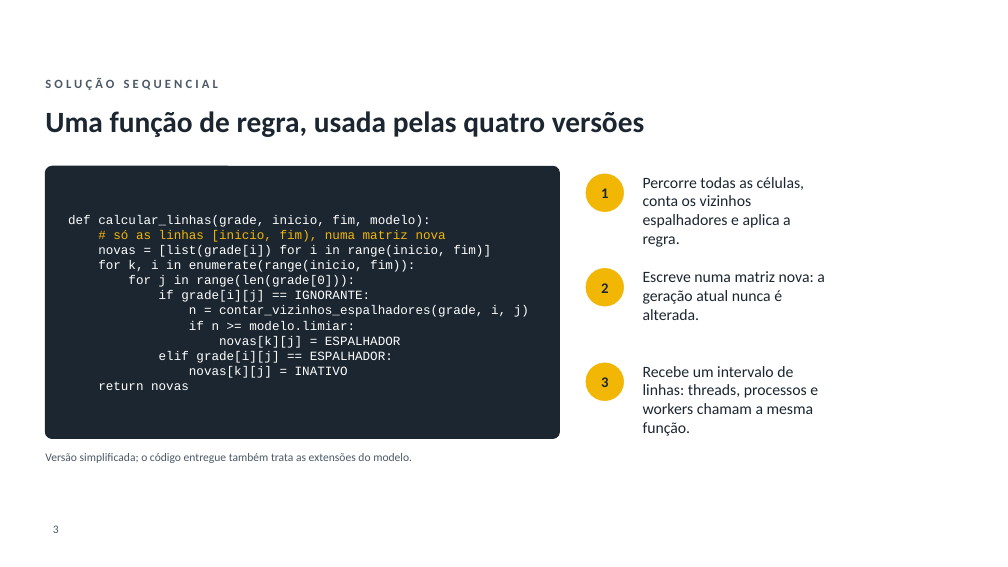
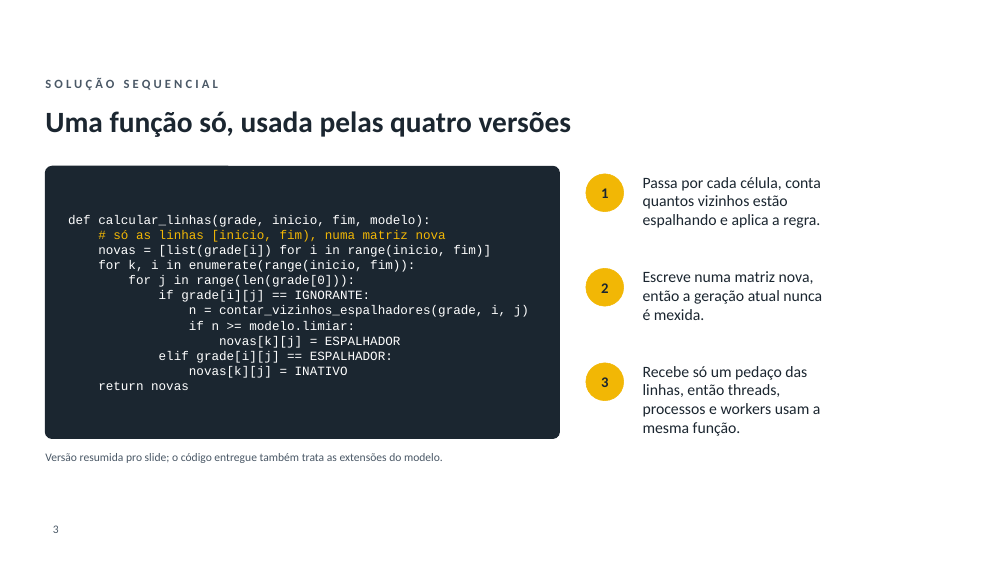
Before and after one commit to GianSE/fakenews-distribuidos, a slide deck: slide 3 of Apresentacao/Apresentacao_FakeNews_UTFPR.pptx. Drawn at 1008x567 pixels with LibreOffice and Linux fonts; fonts in the diff are those of the drawing; background and template pictures are left out. Boxes give left, top, right and bottom in pixels: in the first picture for what was removed or moved away, otherwise in the second. Text is boxed around its words. In the diff, an @@ line names an element or a change of style, - is before the commit and + after.

```diff
--- a/Apresentacao/Apresentacao_FakeNews_UTFPR.pptx
+++ b/Apresentacao/Apresentacao_FakeNews_UTFPR.pptx
@@ title at <box>45,111,571,137</box>: text changed @@
-Uma função de regra, usada pelas quatro versões
+Uma função só, usada pelas quatro versões
@@ text at <box>643,177,821,228</box>: text changed @@
-Percorre todas as células, conta os vizinhos espalhadores e aplica a regra.
+Passa por cada célula, conta quantos vizinhos estão espalhando e aplica a regra.
@@ text at <box>643,271,822,320</box>: text changed @@
-Escreve numa matriz nova: a geração atual nunca é alterada.
+Escreve numa matriz nova, então a geração atual nunca é mexida.
@@ text at <box>643,366,821,436</box>: text changed @@
-Recebe um intervalo de linhas: threads, processos e workers chamam a mesma função.
+Recebe só um pedaço das linhas, então threads, processos e workers usam a mesma função.
@@ text at <box>45,453,443,463</box>: text changed @@
-Versão simplificada; o código entregue também trata as extensões do modelo.
+Versão resumida pro slide; o código entregue também trata as extensões do modelo.
```
Also in this commit, not shown: 12 other slides changed, 3 other files.
